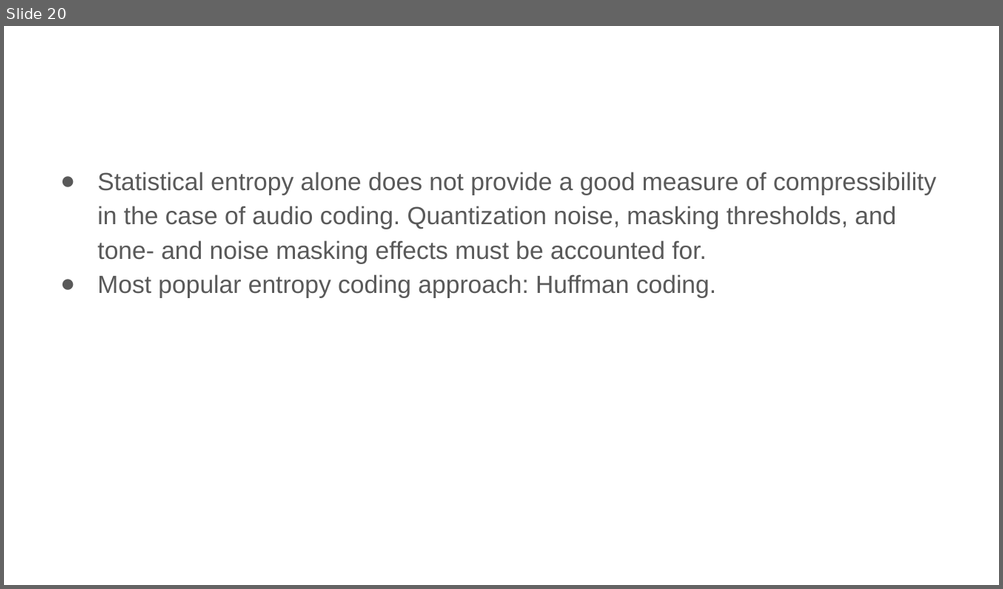
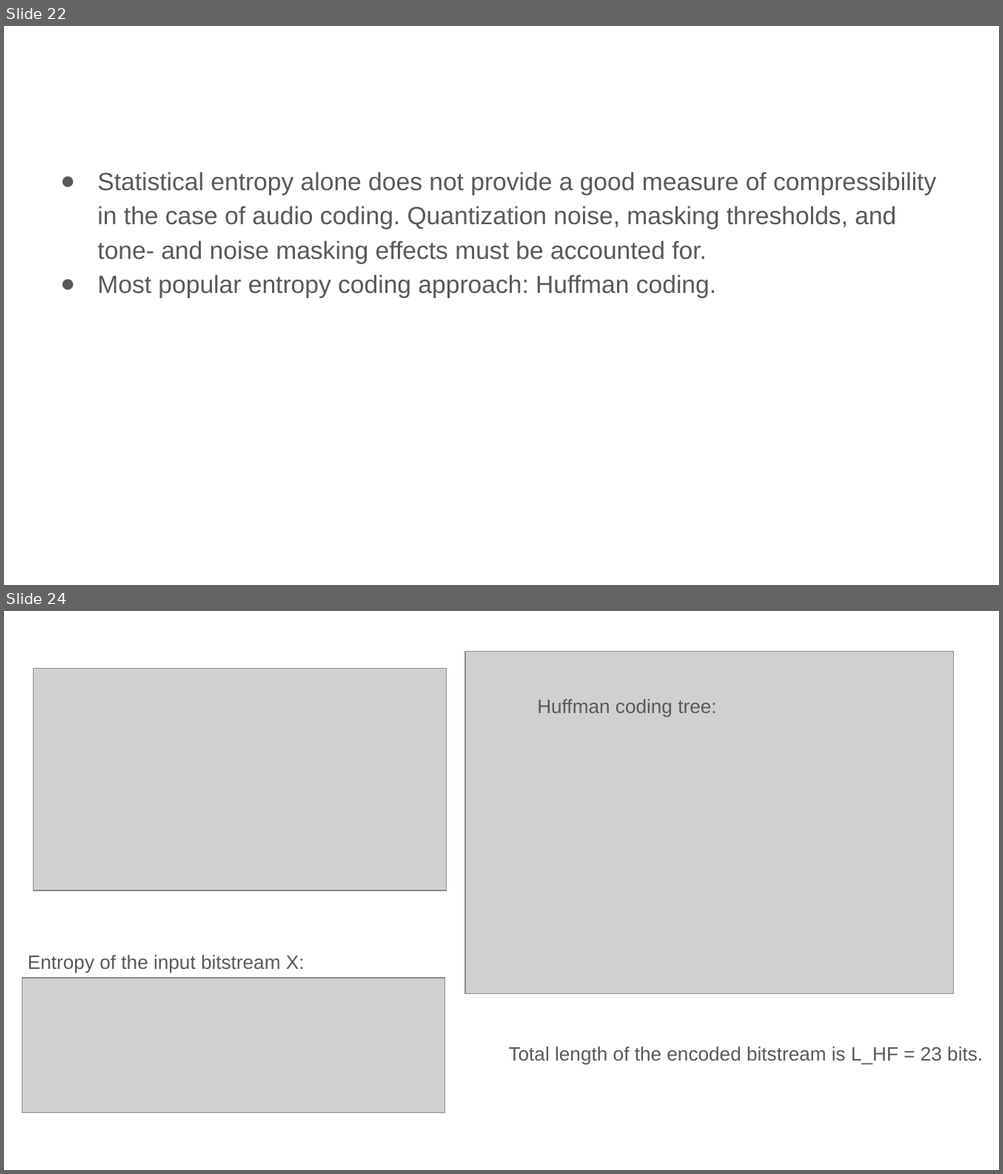
Before and after one commit to xserra/audio-coding-materials, a slide deck: lectures/2. Quantization and _entropy coding.pptx. Shown one above the other, each under a label of ours: slide 20 before the commit, slides 22 and 24 after it; the slides between them are not shown. The pictures are 1003x589 and 1003x1174 pixels, drawn with LibreOffice and Linux fonts; fonts in the diff are those of the drawing; grey boxes stand for pictures. Boxes give left, top, right and bottom in pixels: in the first picture for what was removed or moved away, otherwise in the second. Text is boxed around its words. In the diff, an @@ line names an element or a change of style, - is before the commit and + after.

```diff
--- a/lectures/2. Quantization and _entropy coding.pptx
+++ b/lectures/2. Quantization and _entropy coding.pptx
@@ slide 24 added at [4,611,999,1170], background #FFFFFF @@
@@ picture added at [466,652,954,995] @@
@@ picture added at [34,669,447,891] @@
@@ text added at [537,699,716,718], 14 pt, text #595959 @@
+Huffman coding tree:
@@ text added at [28,955,304,973], 14 pt, text #595959 @@
+Entropy of the input bitstream X:
@@ picture added at [22,978,444,1113] @@
@@ text added at [509,1047,982,1065], 14 pt, text #595959 @@
+Total length of the encoded bitstream is L_HF = 23 bits.
@@ what was slide 20 is now slide 22 @@
```
Also in this commit, not shown: 12 slides changed, 3 other slides added, 1 slide removed.
